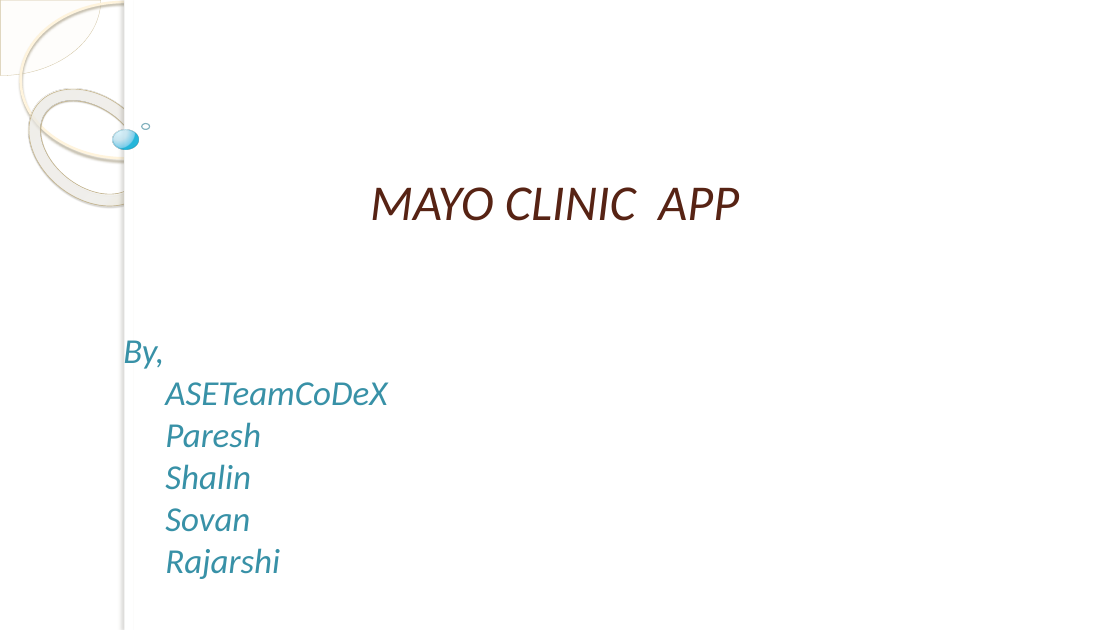
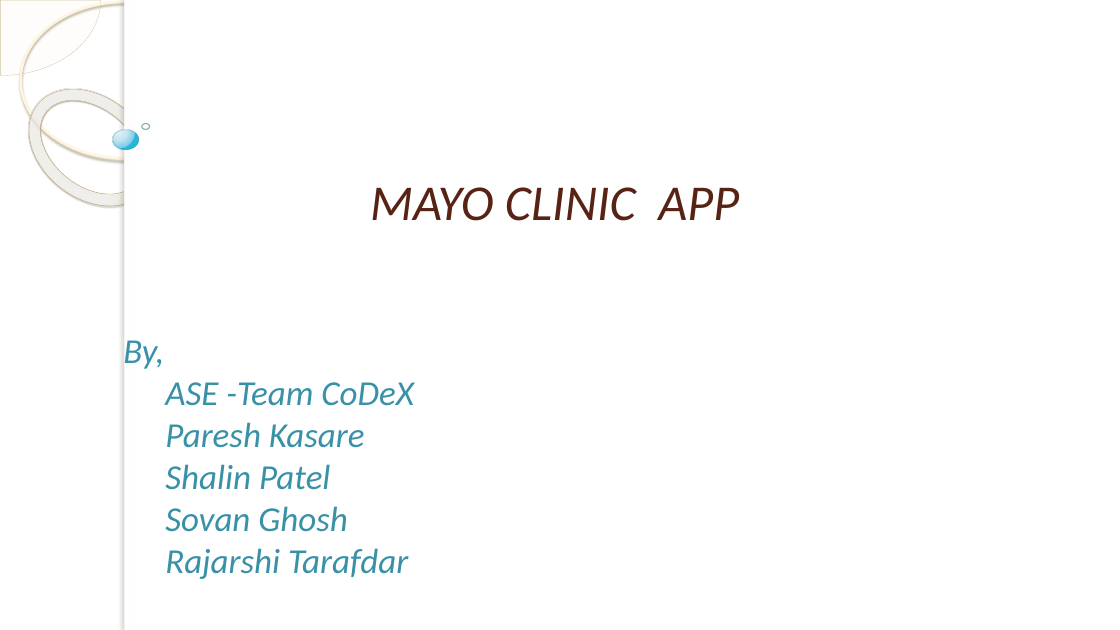
Before and after one commit to rajarshi1993/ASE-ASSIGNMENTS-, a slide deck: slide 1 of Hackathon/Mayo_Clinic_App.pptx. Drawn at 1120x630 pixels with LibreOffice and Linux fonts; fonts in the diff are those of the drawing; background and template pictures are left out. Boxes give left, top, right and bottom in pixels: in the first picture for what was removed or moved away, otherwise in the second. Text is boxed around its words. In the diff, an @@ line names an element or a change of style, - is before the commit and + after.

```diff
--- a/Hackathon/Mayo_Clinic_App.pptx
+++ b/Hackathon/Mayo_Clinic_App.pptx
@@ text at bbox=[165, 382, 414, 579]: text changed @@
-ASETeamCoDeX
-Paresh
-Shalin
-Sovan
-Rajarshi
+ASE -Team CoDeX
+Paresh Kasare
+Shalin Patel
+Sovan Ghosh
+Rajarshi Tarafdar
```
Also in this commit, not shown: 4 slides added, 4 slides removed.
